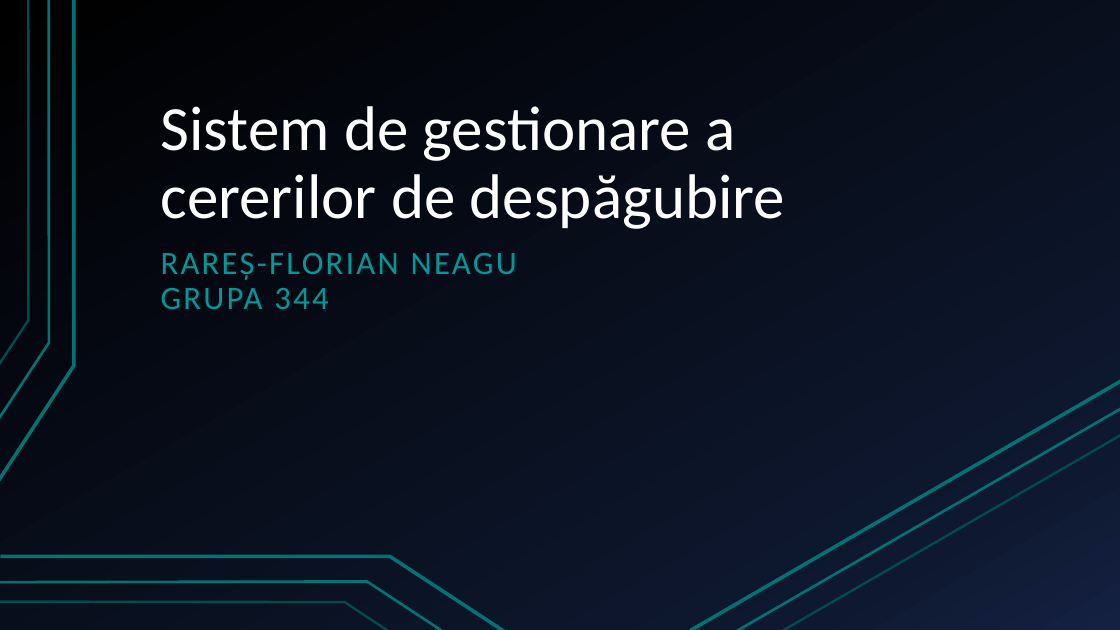
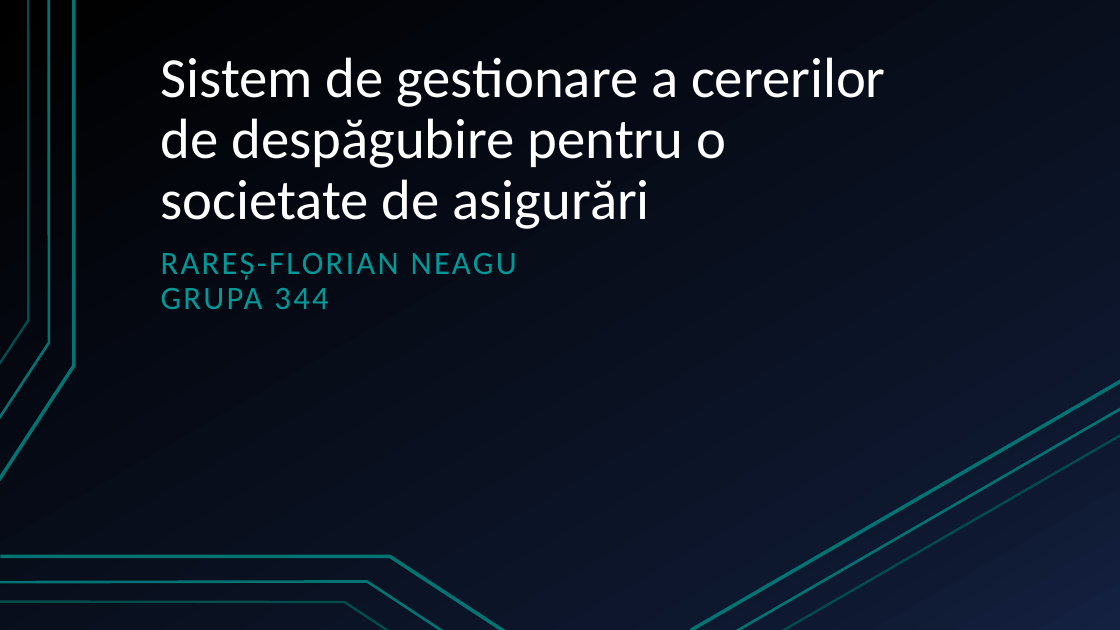
Before and after one commit to xiodine32/licenta_unibuc, a slide deck: slide 1 of prezentare.pptx. Drawn at 1120x630 pixels with LibreOffice and Linux fonts; fonts in the diff are those of the drawing. Boxes give left, top, right and bottom in pixels: in the first picture for what was removed or moved away, otherwise in the second. Text is boxed around its words. In the diff, an @@ line names an element or a change of style, - is before the commit and + after.

```diff
--- a/prezentare.pptx
+++ b/prezentare.pptx
@@ title at (x1=161, y1=57, x2=886, y2=229): text changed; size 54 to 48.6 pt @@
-Sistem de gestionare a cererilor de despăgubire
+Sistem de gestionare a cererilor de despăgubire pentru o societate de asigurări
```
Also in this commit, not shown: 1 other slide changed, 10 slides added, 9 slides removed, 1 other file.
